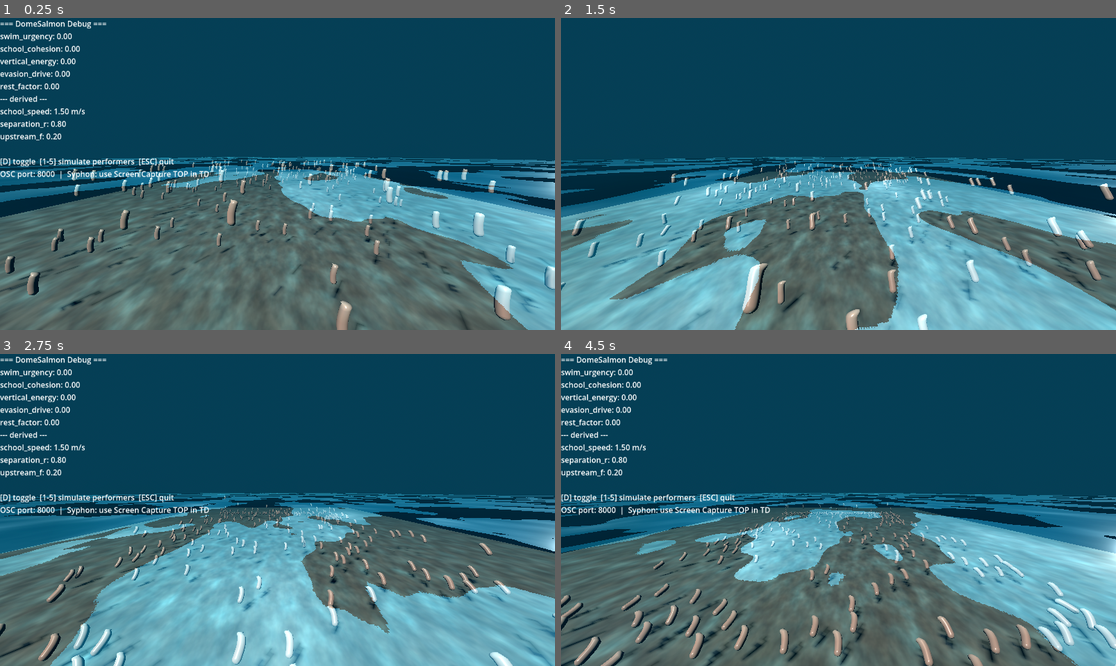
Above: before the commit, frames 1-4 (two rows, left to right).
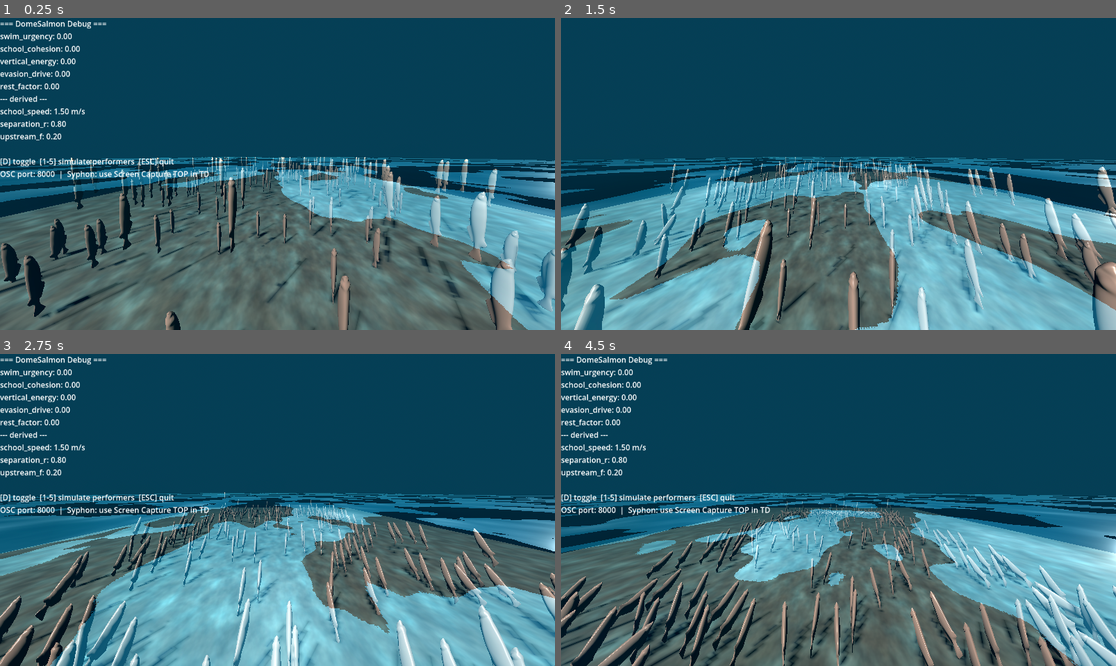
Above: after the commit, the same moments.

Repository: hollygrimm/dome-salmon
Game: Godot game, scene res://scenes/Main.tscn
Two runs of this game, one before a commit and one after it. Both use one fixed random seed, a clock stepped at 60 frames per second and the inputs below.
Inputs:
- Up to frame 1 (0.25 s): no input
- Up to frame 2 (1.5 s): tap Enter at 0.5 s; hold D 0.53-1.28 s; tap 1 at 0.6 s; tap 2 at 1.35 s
- Up to frame 3 (2.75 s): hold D from 2.03 s (still down); tap 3 at 2.1 s
- Up to frame 4 (4.5 s): tap 4 at 2.85 s; release D at 3.53 s; tap 5 at 3.6 s; tap 1 at 4.35 s

The runs differ from the first frame. In frame 1, 7.9% of the frame differs, in the area x 0-100%, y 44-100%; in frame 2, 9.5%; in frame 3, 9.5%; in frame 4, 12%, in the area x 0-100%, y 46-100%.

Commit message:
add culturalvalue resource

Diff:
--- /dev/null
+++ b/assets/playful.tres
@@ -0,0 +1,8 @@
+[gd_resource type="Resource" script_class="CulturalValue" format=3 uid="uid://c4euxdgb26qa7"]
+
+[ext_resource type="Script" uid="uid://riqch16fg6xu" path="res://scripts/CulturalValue.gd" id="1_1qqvp"]
+
+[resource]
+script = ExtResource("1_1qqvp")
+playfulness = 0.029
+metadata/_custom_type_script = "uid://riqch16fg6xu"
--- /dev/null
+++ b/scenes/fish_demo.tscn
@@ -0,0 +1,15 @@
+[gd_scene format=3 uid="uid://b1rxg7pmionte"]
+
+[ext_resource type="Script" uid="uid://bakfomu3tmmhm" path="res://scripts/FishDemo.gd" id="1_8kb31"]
+[ext_resource type="Script" uid="uid://riqch16fg6xu" path="res://scripts/CulturalValue.gd" id="2_8qknw"]
+[ext_resource type="Resource" uid="uid://c4euxdgb26qa7" path="res://assets/playful.tres" id="3_j67qc"]
+
+[node name="FishDemo" type="Node3D" unique_id=1076797675]
+script = ExtResource("1_8kb31")
+values = Array[ExtResource("2_8qknw")]([ExtResource("3_j67qc")])
+
+[node name="Camera3D" type="Camera3D" parent="." unique_id=1104438270]
+transform = Transform3D(1, 0, 0, 0, 0.9659258, 0.25881904, 0, -0.25881904, 0.9659258, 0, 2, 6)
+
+[node name="DirectionalLight3D" type="DirectionalLight3D" parent="." unique_id=1974690052]
+light_energy = 2.0
--- /dev/null
+++ b/scripts/CulturalValue.gd
@@ -0,0 +1,31 @@
+## CulturalValue.gd
+## A Resource that describes a value carried by a creature.
+## Save instances as .tres files (e.g. reciprocity.tres, humor.tres)
+## and assign them to creatures in the Inspector.
+##
+## Students: copy this file into your own project's scripts/ folder.
+## Rename the exported fields to match the values in YOUR ecosystem.
+
+class_name CulturalValue
+extends Resource
+
+## The name of this value (e.g. "Reciprocity", "Humor", "Endurance")
+@export var name: String = ""
+
+## Describe what this value means in your world — in your own words.
+@export_multiline var description: String = ""
+
+## How strongly this value pulls the creature toward others (0.0–1.0)
+@export_range(0.0, 1.0) var cohesion: float = 0.0
+
+## How willingly this creature yields space to others (0.0–1.0)
+@export_range(0.0, 1.0) var generosity: float = 0.0
+
+## How joyful or erratic the creature's movement feels (0.0–1.0)
+@export_range(0.0, 1.0) var playfulness: float = 0.0
+
+## How strongly the creature holds its course under pressure (0.0–1.0)
+@export_range(0.0, 1.0) var persistence: float = 0.0
+
+## How cautiously the creature moves through its environment (0.0–1.0)
+@export_range(0.0, 1.0) var restraint: float = 0.0
--- /dev/null
+++ b/scripts/FishDemo.gd
@@ -0,0 +1,93 @@
+## FishDemo.gd
+## Demonstrates loading a GLB model, playing its animation,
+## and driving movement from CulturalValue resources.
+##
+## Attach to a Node3D in your scene.
+## Assign .tres value files in the Inspector under "Values".
+## Drop your .glb file into res://assets/ and update the lines marked ←.
+
+extends Node3D
+
+# --- Cultural values (assign .tres files in the Inspector) ---
+@export var values: Array[CulturalValue] = []
+
+# --- Internal state ---
+var _mesh_instance: Node3D
+var _anim: AnimationPlayer
+var _velocity := Vector3.ZERO
+var _phase := 0.0
+
+
+func _ready() -> void:
+	# ← Update this path to match your GLB filename
+	var scene := load("res://assets/medaka.glb") as PackedScene
+	if scene == null:
+		push_error("[FishDemo] Could not load GLB — check the file path.")
+		return
+
+	_mesh_instance = scene.instantiate()
+
+	# ← Adjust scale until the fish looks right in your scene
+	_mesh_instance.scale = Vector3(150.0, 150.0, 150.0)
+
+	# Fix orientation — find the mesh/armature node and rotate it.
+	# Open the GLB in the editor to find the exact node name.
+	# ← Update "Madeka fish" to match the node name inside your GLB
+	var fish_node := _mesh_instance.find_child("Madeka fish") as Node3D
+	if fish_node:
+		fish_node.rotation_degrees = Vector3(90, 90, 90)
+	else:
+		push_warning("[FishDemo] Armature node not found — check the node name.")
+
+	# Find the AnimationPlayer and play the first animation on loop
+	_anim = _mesh_instance.find_child("AnimationPlayer") as AnimationPlayer
+	if _anim:
+		var anim_name := _anim.get_animation_list()[0]
+		print("[FishDemo] Playing animation: ", anim_name)
+		_anim.get_animation(anim_name).loop_mode = Animation.LOOP_LINEAR
+		_anim.play(anim_name)
+	else:
+		push_warning("[FishDemo] AnimationPlayer not found.")
+
+	add_child(_mesh_instance)
+
+
+func _process(delta: float) -> void:
+	_behave(delta)
+	if _mesh_instance:
+		_mesh_instance.position += _velocity * delta
+
+
+func _behave(delta: float) -> void:
+	# Read cultural values and accumulate their influence
+	var playfulness  := 0.0
+	var persistence  := 0.0
+	var restraint    := 0.0
+
+	for v in values:
+		playfulness += v.playfulness
+		persistence += v.persistence
+		restraint   += v.restraint
+
+	# Playfulness — joyful, wandering movement
+	_phase += delta * (1.0 + playfulness * 2.0)
+	var wander := Vector3(
+		sin(_phase * 0.7) * playfulness * 10.0,
+		sin(_phase * 0.3) * playfulness * 3.0,
+		cos(_phase * 1.1) * playfulness * 10.0
+	)
+
+	# Persistence — holds a steady upstream course
+	var upstream := Vector3(0.0, 0.0, -1.0) * persistence * 20.0
+
+	# Restraint — slows overall movement
+	var speed_limit: float = lerp(30.0, 5.0, restraint)
+
+	# Soft boundary — pull back toward origin when too far
+	var fish_pos := _mesh_instance.position if _mesh_instance else Vector3.ZERO
+	var dist := fish_pos.length()
+	var home := Vector3.ZERO
+	if dist > 80.0:
+		home = -fish_pos.normalized() * (dist - 80.0) * 0.5
+
+	_velocity = (wander + upstream + home).limit_length(speed_limit)
--- a/scripts/SalmonSchool.gd
+++ b/scripts/SalmonSchool.gd
@@ -21,6 +21,8 @@
 @export var weight_alignment:  float = 1.0
 @export var weight_cohesion:   float = 0.8
 @export var weight_upstream:   float = 1.2
+@export var fish_scale:          float = 25.0          # scale each fish instance — adjust for GLB models
+@export var fish_rotation_offset: Vector3 = Vector3(180, 90, 80) # degrees — fix mesh orientation (try Y: 90, -90, 180)
 
 # --- Internal state ---
 var _positions: PackedVector3Array
@@ -38,10 +40,9 @@
 	var mm := MultiMesh.new()
 	mm.transform_format = MultiMesh.TRANSFORM_3D
 	mm.instance_count = fish_count
-	# Mesh: use a simple capsule as placeholder until salmon.glb is imported
-	var mesh := CapsuleMesh.new()
-	mesh.radius = 0.08
-	mesh.height = 0.5
+
+	# Try to load salmon.glb — fall back to capsule if not present
+	var mesh: Mesh = _load_fish_mesh()
 
 	# Apply salmon body shader
 	var mat := ShaderMaterial.new()
@@ -52,10 +53,45 @@
 	mat.set_shader_parameter("undulation_speed", 3.5)
 	mat.set_shader_parameter("undulation_amplitude", 0.06)
 	mat.set_shader_parameter("wave_frequency", 1.5)
-	mesh.surface_set_material(0, mat)
+	for s in mesh.get_surface_count():
+		mesh.surface_set_material(s, mat)
 
 	mm.mesh = mesh
 	multimesh = mm
+
+
+func _load_fish_mesh() -> Mesh:
+	# Look for salmon.glb in assets/ — swap in Ashley's model when ready.
+	# Falls back to capsule placeholder if the file isn't there yet.
+	var scene := load("res://assets/salmon.glb") as PackedScene
+	if scene:
+		var temp := scene.instantiate()
+		var mesh_instance := _find_mesh_instance(temp)
+
+		if mesh_instance:
+			var mesh := mesh_instance.mesh.duplicate() as Mesh
+			temp.free()
+			print("[SalmonSchool] Loaded salmon.glb")
+			return mesh
+		temp.free()
+		push_warning("[SalmonSchool] salmon.glb loaded but no MeshInstance3D found inside.")
+
+	# Fallback
+	print("[SalmonSchool] salmon.glb not found — using capsule placeholder.")
+	var capsule := CapsuleMesh.new()
+	capsule.radius = 0.08
+	capsule.height = 0.5
+	return capsule
+
+
+func _find_mesh_instance(node: Node) -> MeshInstance3D:
+	if node is MeshInstance3D:
+		return node
+	for child in node.get_children():
+		var result := _find_mesh_instance(child)
+		if result:
+			return result
+	return null
 
 
 func _spawn_fish() -> void:
@@ -173,8 +209,10 @@
 		var vel := _velocities[i]
 		if vel.length_squared() < 0.0001:
 			continue
-		# Orient fish along velocity (nose points in direction of travel)
-		var basis := Basis.looking_at(vel.normalized(), Vector3.UP)
+		# Orient fish along velocity, apply scale and mesh rotation correction
+		var correction := Basis.from_euler(fish_rotation_offset * (PI / 180.0))
+		var basis := Basis.looking_at(vel.normalized(), Vector3.UP) * correction
+		basis = basis.scaled(Vector3(fish_scale, fish_scale, fish_scale))
 		var t := Transform3D(basis, _positions[i])
 		multimesh.set_instance_transform(i, t)
 
Binary file added: assets/medaka.glb
Binary file added: assets/medaka_medaka fish eyes_D.jpg
Binary file added: assets/medaka_medaka fish_D.jpg
Binary file added: assets/medaka_medaka fish_N.jpg
Binary file added: assets/salmon.glb
Binary file added: assets/salmon_medaka fish eyes_D.jpg
Binary file added: assets/salmon_medaka fish_D.jpg
Binary file added: assets/salmon_medaka fish_N.jpg
Not shown, added: scripts/CulturalValue.gd.uid
Not shown, added: scripts/FishDemo.gd.uid
